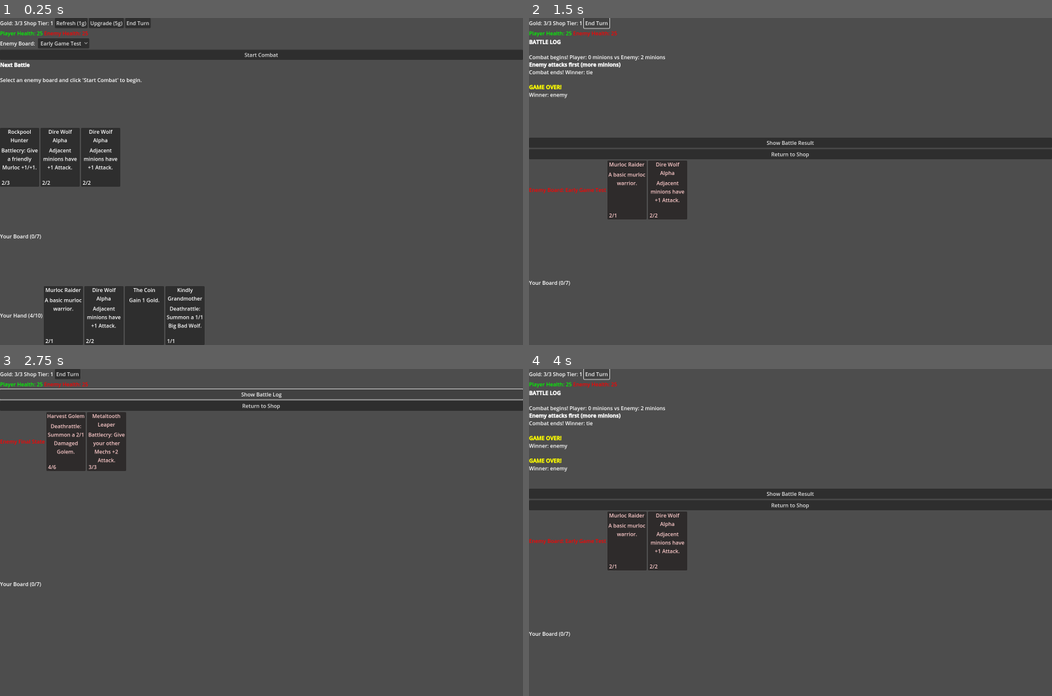
Above: before the commit, frames 1-4 (two rows, left to right).
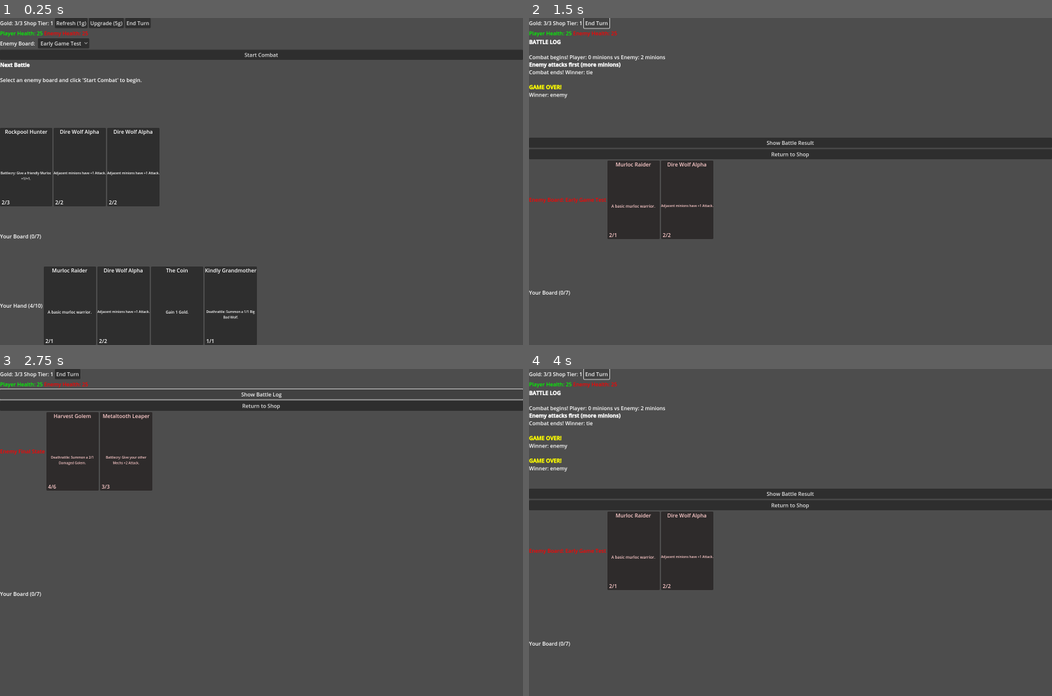
Above: after the commit, the same moments.

Repository: jackwimbish/multiplayercardgame
Game: Godot game, scene res://game_board.tscn
Same seed, same stepped clock (60 frames per second), same inputs: the game is played once before the commit and once after it.
Inputs:
- Up to frame 1 (0.25 s): no input
- Up to frame 2 (1.5 s): click "Start Combat" at 0.5 s; click "End Turn" at 1.25 s
- Up to frame 3 (2.75 s): click "Show Battle Result" at 2 s
- Up to frame 4 (4 s): click "Show Battle Log" at 2.75 s; click "End Turn" at 3.5 s

The runs differ from the first frame. In frame 1, 9.3% of the frame differs, in the area x 0-50%, y 33-100%; in frame 2, 2.9%; in frame 3, 3.0%; in frame 4, 2.9%.

Commit message:
add card artt

Diff:
--- a/card.gd
+++ b/card.gd
@@ -23,8 +23,8 @@
     set_anchors_and_offsets_preset(Control.PRESET_TOP_LEFT)
 
     # Set consistent size constraints
-    custom_minimum_size = Vector2(120, 180)
-    size = Vector2(120, 180)
+    custom_minimum_size = Vector2(160, 240)
+    size = Vector2(160, 240)
 
     # Prevent expansion in containers
     size_flags_horizontal = Control.SIZE_SHRINK_CENTER
@@ -59,7 +59,11 @@
 
     # Set up UI elements
     $VBoxContainer/CardName.text = data.get("name", "Unnamed")
-    $VBoxContainer/CardDescription.text = data.get("description", "")
+
+    # Set description with dynamic font sizing
+    var description = data.get("description", "")
+    $VBoxContainer/CardDescription.text = description
+    _adjust_description_font_size(description)
 
     # Show/hide stats based on card type - base implementation for spells
     if data.has("attack") and data.has("health"):
@@ -70,5 +74,31 @@
         # Hide stats for spells or cards without both attack and health
         $VBoxContainer/BottomRow/StatsLabel.hide()
 
-    # We'll load the art later, but the setup is here
-    # $VBoxContainer/CardArt.texture = load(data["art_path"])
+    # Load card art using the database helper function
+    var card_id = data.get("id", "")
+    if card_id != "":
+        var art_path = CardDatabase.get_card_art_path(card_id)
+        var art_texture = load(art_path)
+        if art_texture:
+            $VBoxContainer/CardArt.texture = art_texture
+        else:
+            print("Warning: Could not load card art from: ", art_path)
+
+func _adjust_description_font_size(description: String) -> void:
+    """Adjust font size based on description length"""
+    var description_label = $VBoxContainer/CardDescription
+
+    # Get current theme or create a new one
+    var theme_override = description_label.get_theme_stylebox("normal")
+
+    # Determine font size based on text length
+    var font_size: int
+    if description.length() <= 30:
+        font_size = 12  # Normal size for short descriptions
+    elif description.length() <= 60:
+        font_size = 10  # Smaller for medium descriptions
+    else:
+        font_size = 8   # Smallest for long descriptions
+
+    # Apply the font size
+    description_label.add_theme_font_size_override("font_size", font_size)
--- a/card.tscn
+++ b/card.tscn
@@ -3,12 +3,12 @@
 [ext_resource type="Script" uid="uid://gapxhmmi8b7w" path="res://card.gd" id="1_kikvd"]
 
 [node name="Card" type="PanelContainer"]
-custom_minimum_size = Vector2(120, 180)
+custom_minimum_size = Vector2(160, 240)
 anchors_preset = 15
 anchor_right = 1.0
 anchor_bottom = 1.0
-offset_right = 120.0
-offset_bottom = 180.0
+offset_right = 160.0
+offset_bottom = 240.0
 grow_horizontal = 0
 grow_vertical = 0
 script = ExtResource("1_kikvd")
@@ -25,8 +25,12 @@
 autowrap_mode = 3
 
 [node name="CardArt" type="TextureRect" parent="VBoxContainer"]
+custom_minimum_size = Vector2(140, 100)
 layout_mode = 2
+size_flags_vertical = 0
 mouse_filter = 2
+expand_mode = 1
+stretch_mode = 5
 
 [node name="CardDescription" type="Label" parent="VBoxContainer"]
 clip_contents = true
--- a/card_database.gd
+++ b/card_database.gd
@@ -192,3 +192,17 @@
     """Check if a specific card can appear in the shop"""
     var card_data = get_card_data(card_id)
     return card_data.get("shop_available", true)
+
+static func get_card_art_path(card_id: String) -> String:
+    """Get the art path for a card, with fallback to default art"""
+    # For now, always return default art path
+    # Later this can check for specific card art files first
+    var default_path = "res://assets/images/cards/default/default_card_art.png"
+
+    # Future implementation could check:
+    # var card_data = get_card_data(card_id)
+    # var tier = card_data.get("tier", 1)
+    # var specific_path = "res://assets/images/cards/tier%d/%s.png" % [tier, card_id]
+    # return specific_path if FileAccess.file_exists(specific_path) else default_path
+
+    return default_path
Not shown, changed: .gitignore
